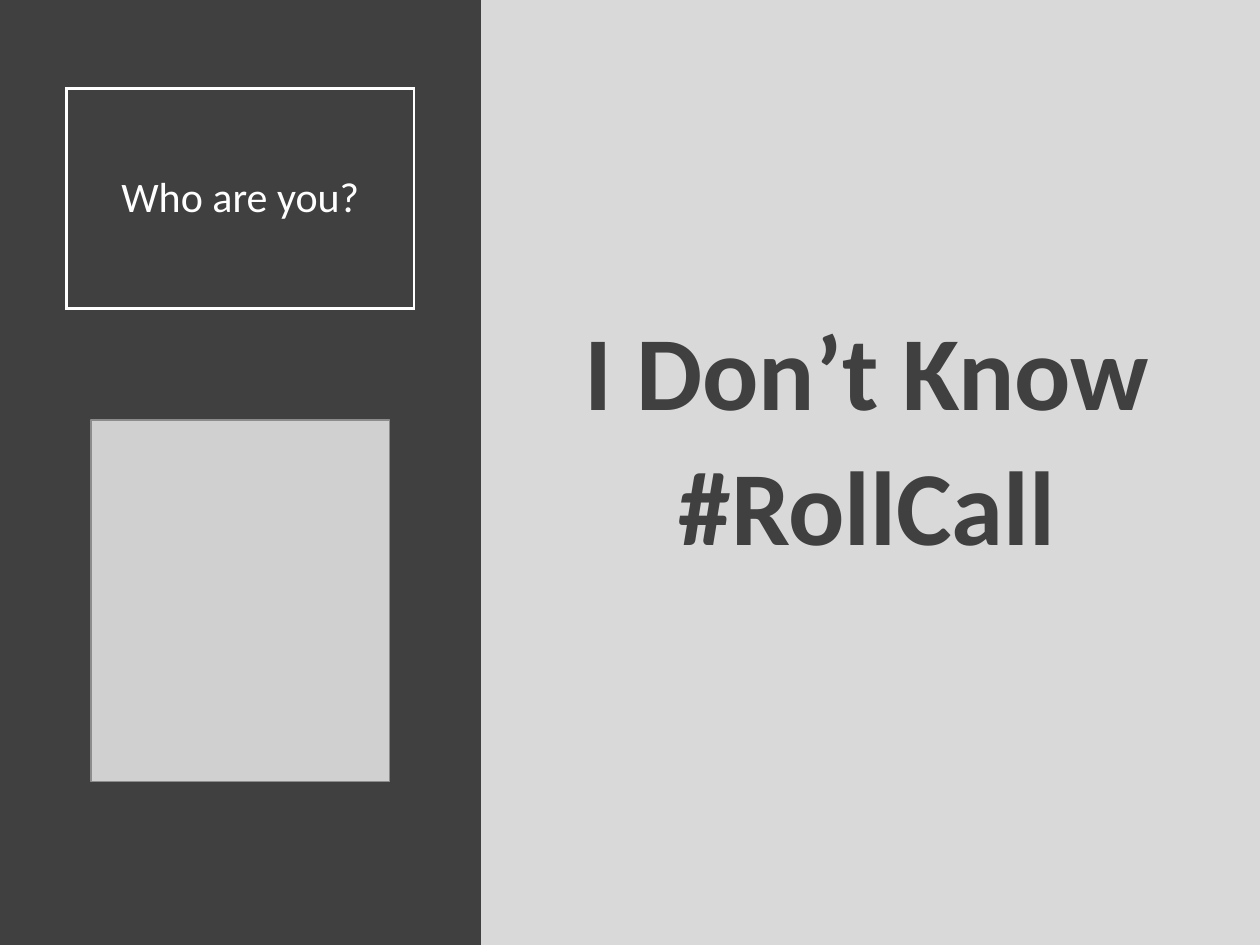
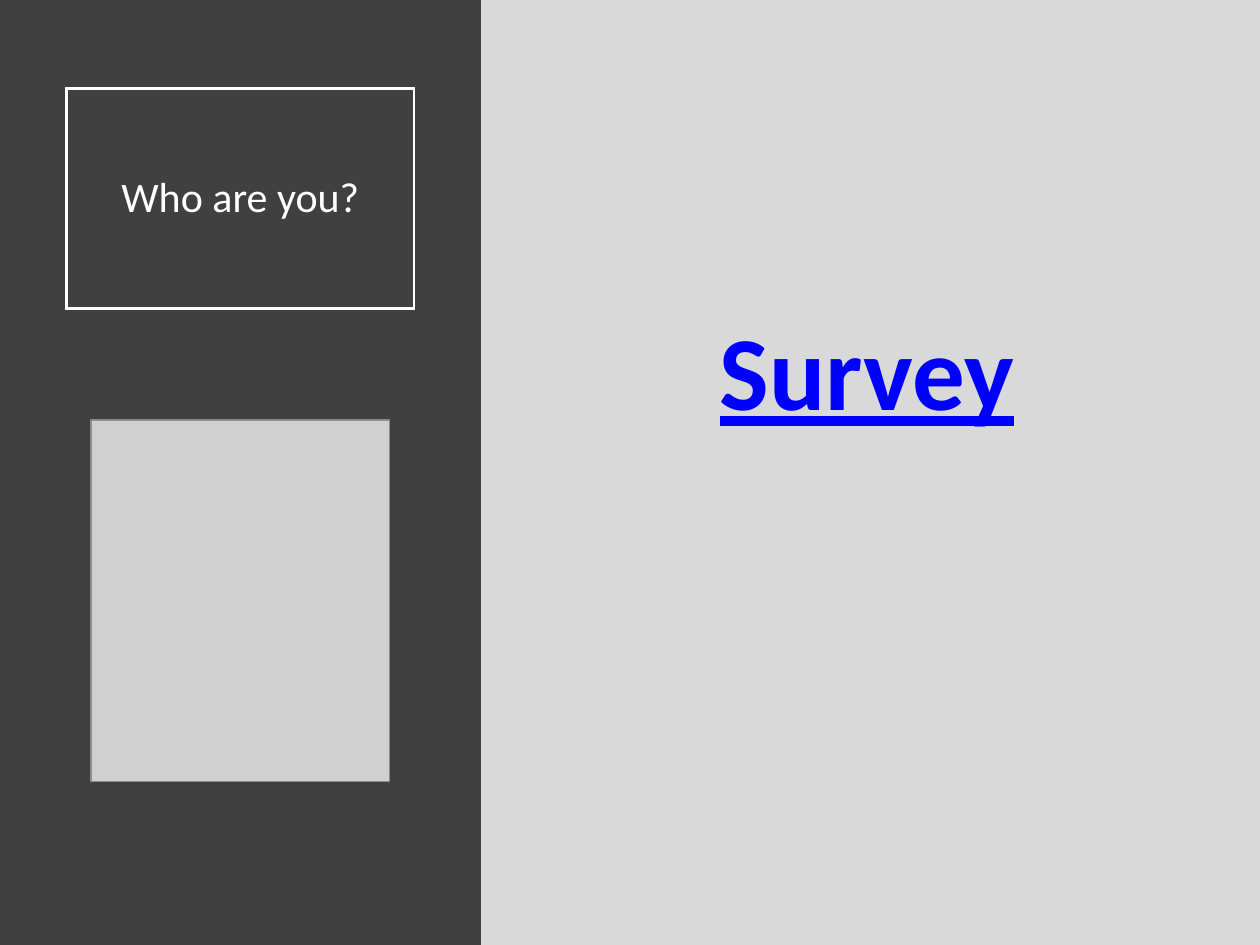
Before and after one commit to SuperMarioGiacomazzo/STOR320_WEBSITE, a slide deck: slide 3 of Lecture/Introduction/Intro_Lecture.pptx. Drawn at 1260x945 pixels with LibreOffice and Linux fonts; fonts in the diff are those of the drawing; grey boxes stand for pictures. Boxes give left, top, right and bottom in pixels: in the first picture for what was removed or moved away, otherwise in the second. Text is boxed around its words. In the diff, an @@ line names an element or a change of style, - is before the commit and + after.

```diff
--- a/Lecture/Introduction/Intro_Lecture.pptx
+++ b/Lecture/Introduction/Intro_Lecture.pptx
@@ text at (x1=720, y1=341, x2=1014, y2=427): text changed; text colour #404040 to #0000FF @@
-I Don’t Know
-#RollCall
+Survey
```
Also in this commit, not shown: 9 other files.
